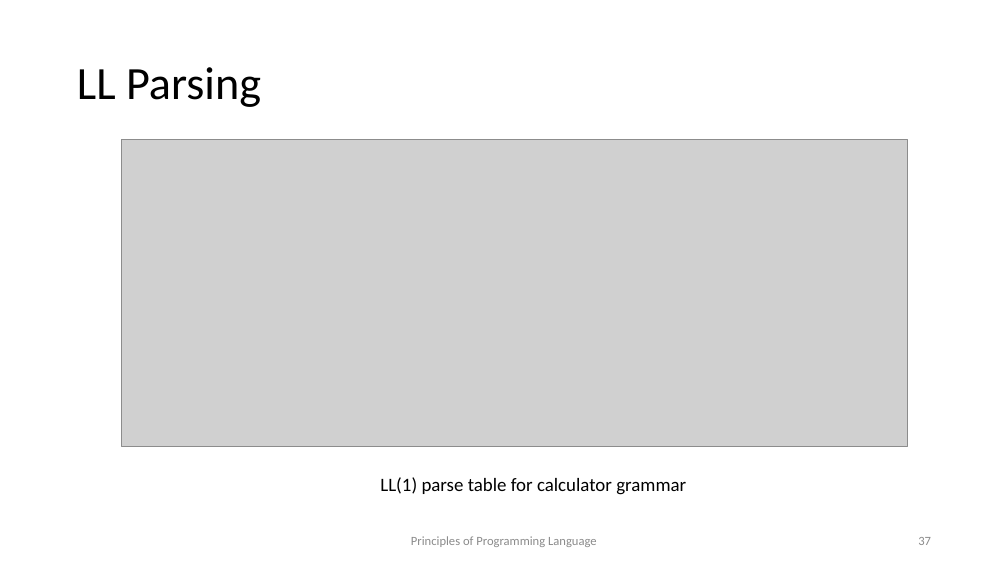
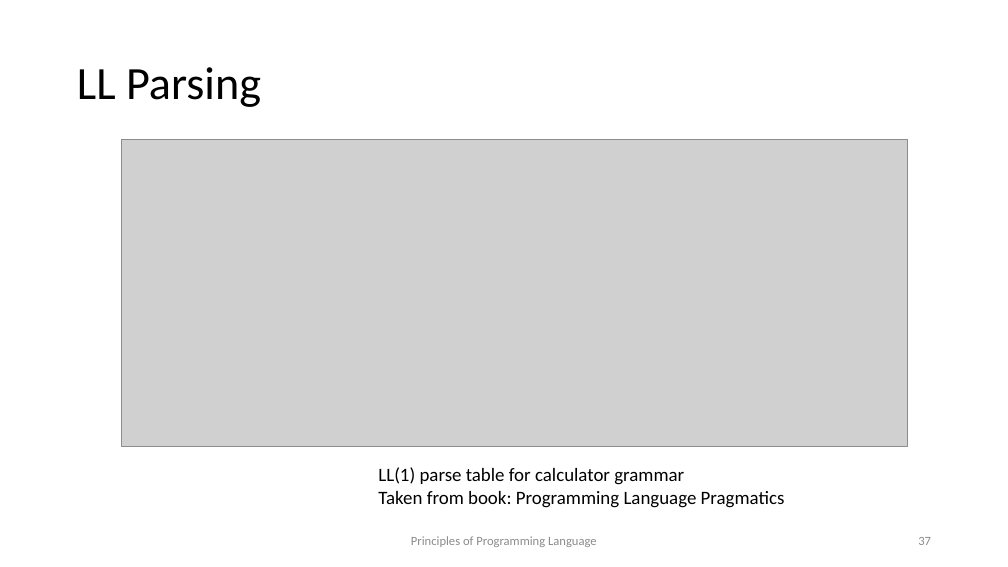
Before and after one commit to kongm/pl-design, a slide deck: slide 37 of syntax.pptx. Drawn at 1008x567 pixels with LibreOffice and Linux fonts; fonts in the diff are those of the drawing; grey boxes stand for pictures. Boxes give left, top, right and bottom in pixels: in the first picture for what was removed or moved away, otherwise in the second. Text is boxed around its words. In the diff, an @@ line names an element or a change of style, - is before the commit and + after.

```diff
--- a/syntax.pptx
+++ b/syntax.pptx
@@ text "LL(1) parse table for calculator ...": place and size @@
-text "LL(1) parse table for calculator ..." at <box>380,477,686,495</box>
+text "LL(1) parse table for calculator ..." at <box>378,467,785,508</box>
@@ text at <box>378,491,785,508</box>: paragraph added @@
+Taken from book: Programming Language Pragmatics
```
Also in this commit, not shown: 1 slide added, 1 other file.
